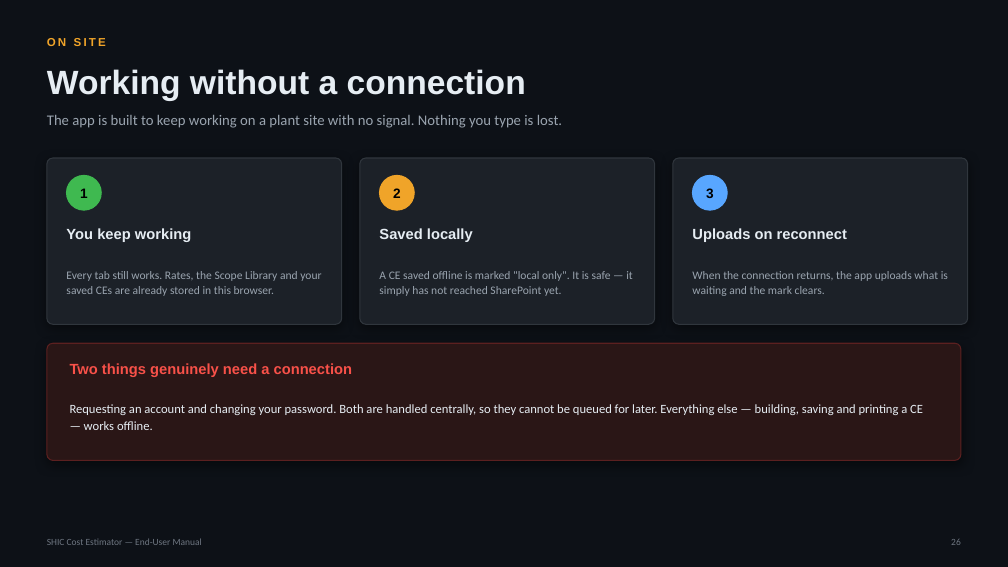
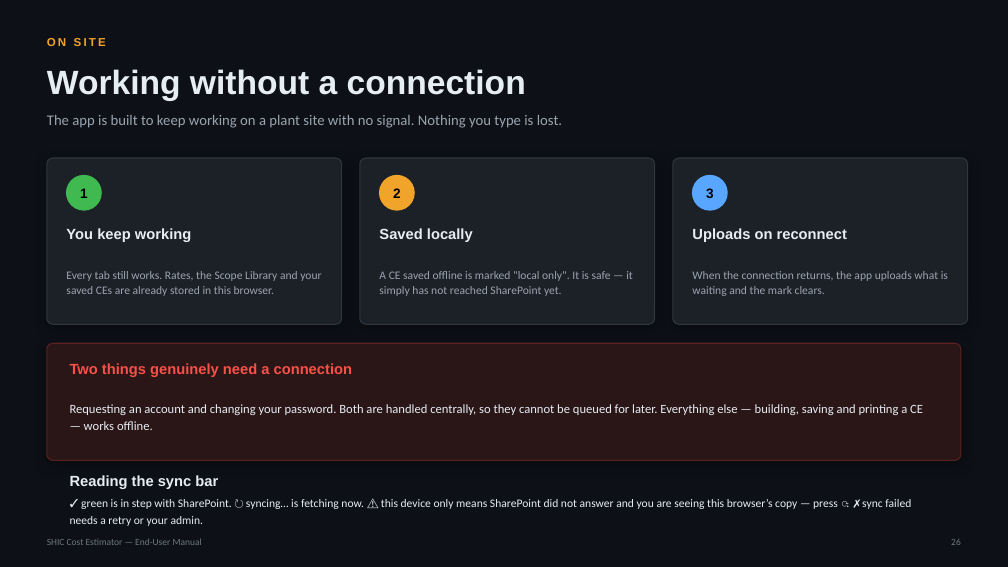
Before and after one commit to SYNERCORE/CostEstimation, a slide deck: slide 26 of docs/SHIC-Cost-Estimator-User-Manual.pptx. Drawn at 1008x567 pixels with LibreOffice and Linux fonts; fonts in the diff are those of the drawing. Boxes give left, top, right and bottom in pixels: in the first picture for what was removed or moved away, otherwise in the second. Text is boxed around its words. In the diff, an @@ line names an element or a change of style, - is before the commit and + after.

```diff
--- a/docs/SHIC-Cost-Estimator-User-Manual.pptx
+++ b/docs/SHIC-Cost-Estimator-User-Manual.pptx
@@ text added at (70,475,218,489), 14 pt, text #E6EDF3, bold @@
+Reading the sync bar
@@ text added at (70,499,911,526), 11 pt, text #E6EDF3 @@
+✓ green is in step with SharePoint. ↻ syncing… is fetching now. ⚠ this device only means SharePoint did not answer and you are seeing this browser’s copy — press ⟳. ✗ sync failed needs a retry or your admin.
```
Also in this commit, not shown: 3 other slides changed.
